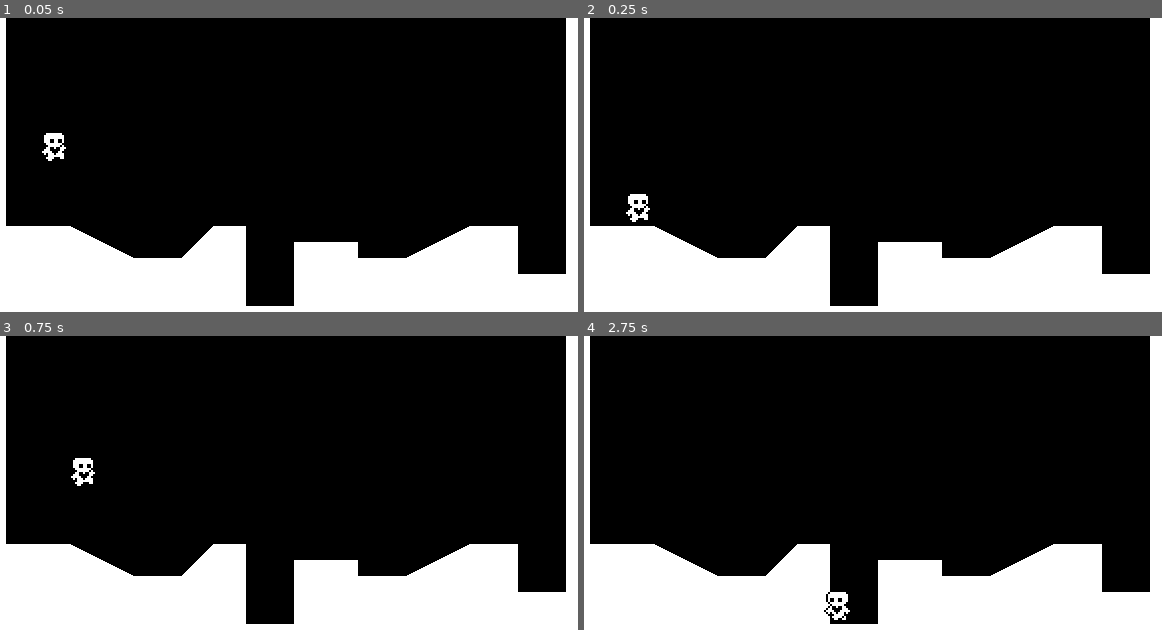
Above: before the commit, frames 1-4 (two rows, left to right).
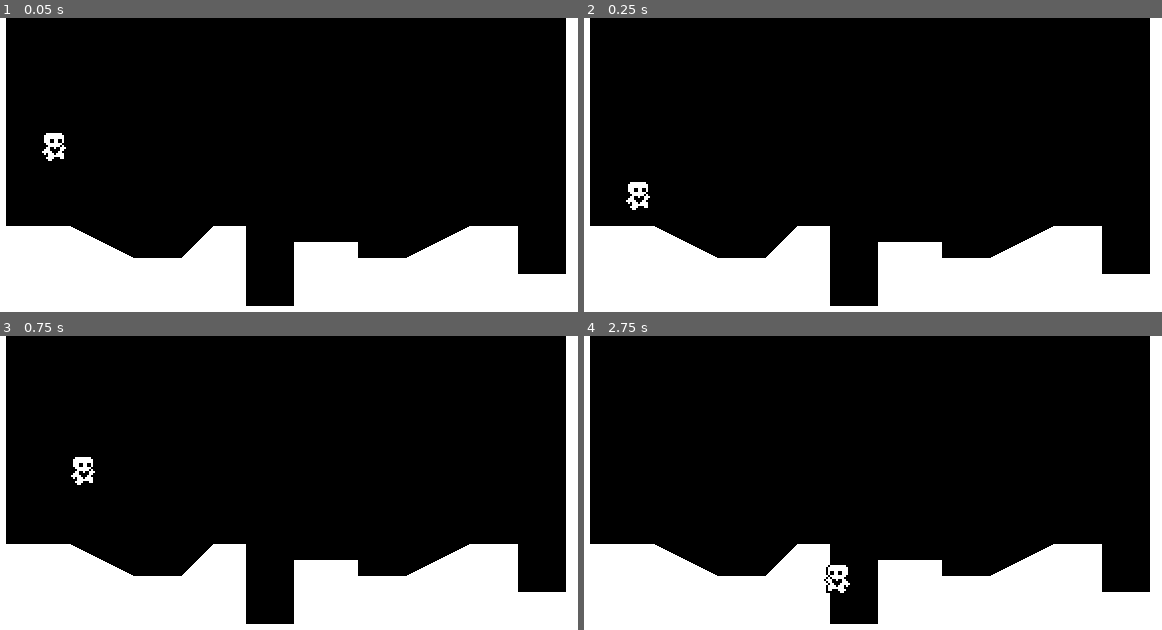
Above: after the commit, the same moments.

Repository: JamesIry/heart-platformer-godot4
Game: Godot game, scene res://world.tscn
The game is run twice, just before and just after one commit, with the same random seed, the same clock (stepped at 60 frames per second) and the same inputs.
Inputs:
- Up to frame 1 (0.05 s): no input
- Up to frame 2 (0.25 s): no input
- Up to frame 3 (0.75 s): hold Right (ui_right) from 0.53 s (still down); tap Up (ui_up) at 0.6 s
- Up to frame 4 (2.75 s): tap Up (ui_up) at 0.77, 1.07, 1.35, 1.52, 1.82, 2.1 s; release Right (ui_right) at 2.03 s; hold Left (ui_left) from 2.03 s (still down)

Frame 1 is identical in both runs. In frame 2, 0.3% of the frame differs, in the area x 7-12%, y 55-70%; in frame 3, less than 0.1%; in frame 4, 0.5%, in the area x 41-47%, y 77-97%.

Commit message:
Video 4:
  Custom Resources

Diff:
--- /dev/null
+++ b/default_movement_data.tres
@@ -0,0 +1,12 @@
+[gd_resource type="Resource" script_class="PlayerMovementData" load_steps=2 format=3 uid="uid://chngn8gt84jig"]
+
+[ext_resource type="Script" path="res://player_movement_data.gd" id="1_jt8ik"]
+
+[resource]
+script = ExtResource("1_jt8ik")
+speed = 100.0
+acceleration = 800.0
+friction = 1000.0
+jump_velocity = -300.0
+gravity_scale = 0.8
+air_resistance = 200.0
--- /dev/null
+++ b/faster_movement_data.tres
@@ -0,0 +1,10 @@
+[gd_resource type="Resource" script_class="PlayerMovementData" load_steps=2 format=3 uid="uid://d3h27jn0xmowr"]
+
+[ext_resource type="Script" path="res://player_movement_data.gd" id="1_461eh"]
+
+[resource]
+script = ExtResource("1_461eh")
+speed = 120.0
+acceleration = 1000.0
+friction = 1000.0
+jump_velocity = -350.0
--- a/player.gd
+++ b/player.gd
@@ -1,10 +1,7 @@
 extends CharacterBody2D
 
+@export var movement_data: PlayerMovementData
 
-const SPEED: float = 100.0
-const ACCELERATION: float = 800.0
-const FRICTION: float = 1000.0
-const JUMP_VELOCITY: float = -300.0
 
 # Get the gravity from the project settings to be synced with RigidBody nodes.
 var gravity = ProjectSettings.get_setting("physics/2d/default_gravity")
@@ -33,24 +30,27 @@
 
 func apply_gravity(delta: float):
 	if not is_on_floor():
-		velocity.y += gravity * delta
+		velocity.y += gravity * delta * movement_data.gravity_scale
 
 func handle_jump():
 	if is_on_floor() or coyote_jump_timer.time_left > 0:
 		if Input.is_action_just_pressed("ui_up"):
-			velocity.y = JUMP_VELOCITY
+			velocity.y = movement_data.jump_velocity
 
 	if not is_on_floor():
-		if velocity.y < JUMP_VELOCITY/2 and Input.is_action_just_released("ui_up"):
-			velocity.y = JUMP_VELOCITY/2
+		if velocity.y < movement_data.jump_velocity/2 and Input.is_action_just_released("ui_up"):
+			velocity.y = movement_data.jump_velocity/2
 
 func handle_acceleration(input_axis: float, delta: float):
 	if input_axis:
-		velocity.x = move_toward(velocity.x, input_axis * SPEED, ACCELERATION * delta)
+		velocity.x = move_toward(velocity.x, input_axis * movement_data.speed, movement_data.acceleration * delta)
 
 func apply_friction(input_axis: float, delta: float):
 	if input_axis == 0.0:
-		velocity.x = move_toward(velocity.x, 0, FRICTION * delta)
+		var friction = movement_data.air_resistance
+		if is_on_floor():
+			friction = movement_data.friction
+		velocity.x = move_toward(velocity.x, 0, friction * delta)
 
 func update_animations(input_axis: float):
 	if input_axis:
--- a/player.tscn
+++ b/player.tscn
@@ -1,10 +1,8 @@
-[gd_scene load_steps=13 format=3 uid="uid://cnb5f842rvw8e"]
+[gd_scene load_steps=14 format=3 uid="uid://cnb5f842rvw8e"]
 
 [ext_resource type="Script" path="res://player.gd" id="1_urj0l"]
+[ext_resource type="Resource" uid="uid://chngn8gt84jig" path="res://default_movement_data.tres" id="2_5ruiu"]
 [ext_resource type="Texture2D" uid="uid://dy4rgel45r1wt" path="res://player.png" id="2_se5tx"]
-
-[sub_resource type="RectangleShape2D" id="RectangleShape2D_c3y02"]
-size = Vector2(8, 16)
 
 [sub_resource type="AtlasTexture" id="AtlasTexture_haqq2"]
 atlas = ExtResource("2_se5tx")
@@ -80,14 +78,14 @@
 "speed": 10.0
 }]
 
+[sub_resource type="RectangleShape2D" id="RectangleShape2D_c3y02"]
+size = Vector2(8, 16)
+
 [node name="Player" type="CharacterBody2D"]
 floor_constant_speed = true
-floor_snap_length = 2.0
+floor_snap_length = 3.0
 script = ExtResource("1_urj0l")
-
-[node name="CollisionShape2D" type="CollisionShape2D" parent="."]
-position = Vector2(0, -8)
-shape = SubResource("RectangleShape2D_c3y02")
+movement_data = ExtResource("2_5ruiu")
 
 [node name="AnimatedSprite2D" type="AnimatedSprite2D" parent="."]
 position = Vector2(0, -10)
@@ -96,6 +94,10 @@
 autoplay = "idle"
 frame_progress = 0.20136
 
+[node name="CollisionShape2D" type="CollisionShape2D" parent="."]
+position = Vector2(0, -8)
+shape = SubResource("RectangleShape2D_c3y02")
+
 [node name="CoyoteJumpTimer" type="Timer" parent="."]
 wait_time = 0.15
 one_shot = true
--- /dev/null
+++ b/player_movement_data.gd
@@ -0,0 +1,9 @@
+class_name PlayerMovementData
+extends Resource
+
+@export var speed: float = 100.0
+@export var acceleration: float = 800.0
+@export var friction: float = 1000.0
+@export var jump_velocity: float = -300.0
+@export var gravity_scale: float = 1.0
+@export var air_resistance = 200.0
--- /dev/null
+++ b/slower_movement_data.tres
@@ -0,0 +1,11 @@
+[gd_resource type="Resource" script_class="PlayerMovementData" load_steps=2 format=3 uid="uid://bhtkufprvmat"]
+
+[ext_resource type="Script" path="res://player_movement_data.gd" id="1_pd60j"]
+
+[resource]
+script = ExtResource("1_pd60j")
+speed = 50.0
+acceleration = 600.0
+friction = 800.0
+jump_velocity = -250.0
+gravity_scale = 0.5
